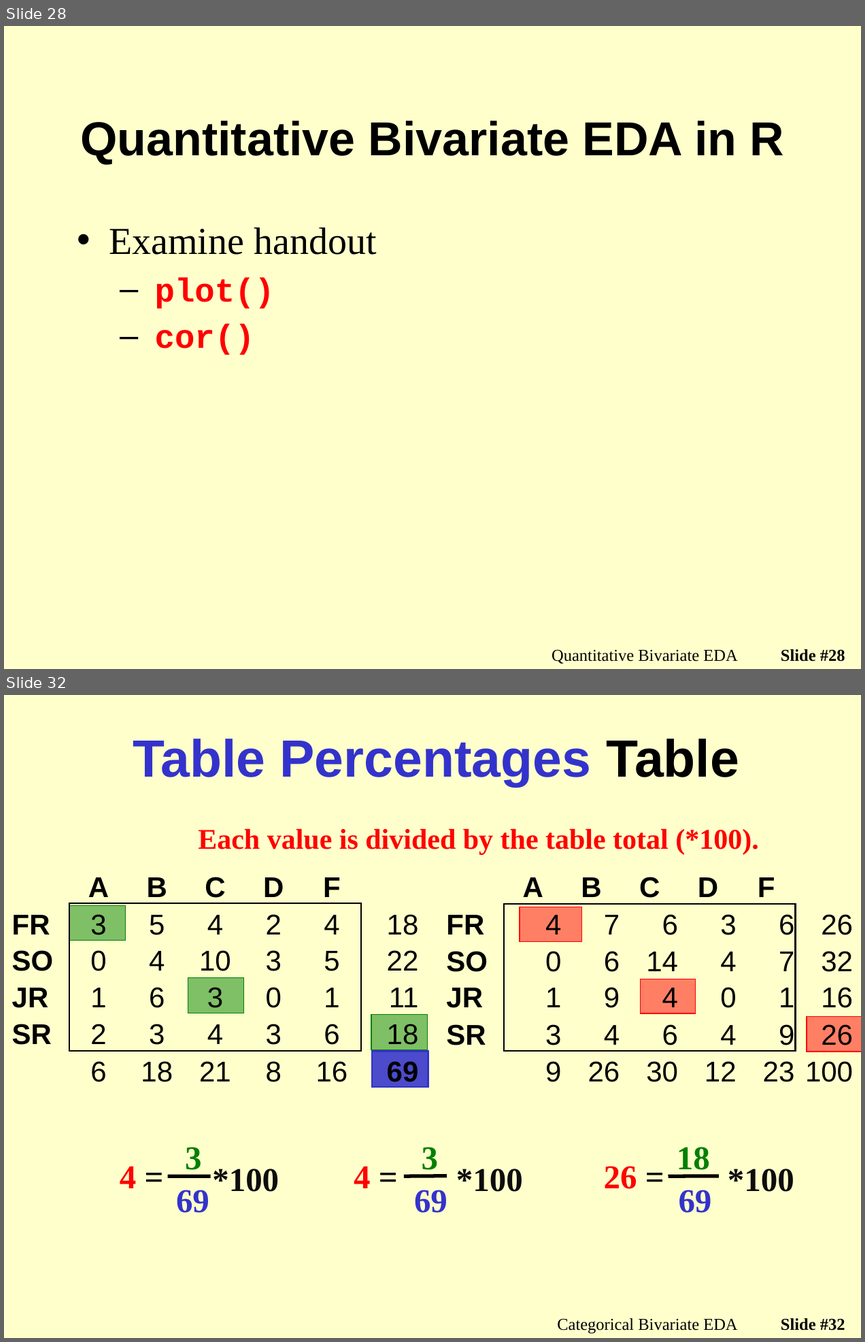
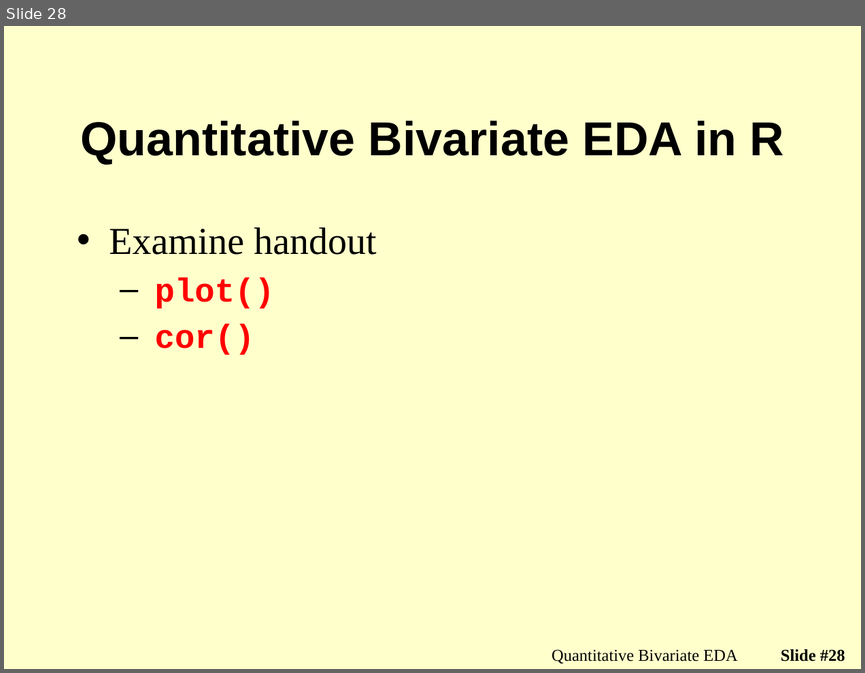
Before and after one commit to droglenc/NCMTH107, a slide deck: modules/BivEDA_Quantitative/PPT_old.pptx. Shown one above the other, each under a label of ours: slides 28 and 32 before the commit, slide 28 after it; the slides between them are not shown. The pictures are 865x1342 and 865x673 pixels, drawn with LibreOffice and Linux fonts; fonts in the diff are those of the drawing; background and template pictures are left out. Boxes give left, top, right and bottom in pixels: in the first picture for what was removed or moved away, otherwise in the second. Text is boxed around its words. In the diff, an @@ line names an element or a change of style, - is before the commit and + after.

Commit message:
Work on Bivariate EDA module

```diff
--- a/modules/BivEDA_Quantitative/PPT_old.pptx
+++ b/modules/BivEDA_Quantitative/PPT_old.pptx
@@ slide 32 removed at (x1=4, y1=695, x2=861, y2=1338), background picture (left out) @@
@@ title removed at (x1=133, y1=739, x2=739, y2=786) @@
-Table Percentages Table
@@ text removed at (x1=198, y1=829, x2=759, y2=855) @@
-Each value is divided by the table total (*100).
@@ table removed at (x1=11, y1=866, x2=419, y2=1088), 6 rows, 7 columns @@
- | A | B | C | D | F | 
-FR | 3 | 5 | 4 | 2 | 4 | 18
-SO | 0 | 4 | 10 | 3 | 5 | 22
-JR | 1 | 6 | 3 | 0 | 1 | 11
-SR | 2 | 3 | 4 | 3 | 6 | 18
- | 6 | 18 | 21 | 8 | 16 | 69
@@ table removed at (x1=445, y1=866, x2=853, y2=1088), 6 rows, 7 columns @@
- | A | B | C | D | F | 
-FR | 4 | 7 | 6 | 3 | 6 | 26
-SO | 0 | 6 | 14 | 4 | 7 | 32
-JR | 1 | 9 | 4 | 0 | 1 | 16
-SR | 3 | 4 | 6 | 4 | 9 | 26
- | 9 | 26 | 30 | 12 | 23 | 100
@@ rectangle removed at (x1=69, y1=905, x2=125, y2=939) @@
@@ rectangle removed at (x1=520, y1=906, x2=582, y2=941) @@
@@ rectangle removed at (x1=188, y1=978, x2=244, y2=1013) @@
@@ rectangle removed at (x1=640, y1=979, x2=696, y2=1013) @@
@@ rectangle removed at (x1=372, y1=1015, x2=427, y2=1050) @@
@@ rectangle removed at (x1=807, y1=1016, x2=861, y2=1051) @@
@@ rectangle removed at (x1=372, y1=1051, x2=427, y2=1087) @@
@@ rectangle removed at (x1=372, y1=1051, x2=428, y2=1087) @@
@@ rectangle removed at (x1=372, y1=1051, x2=428, y2=1087) @@
@@ group removed at (x1=120, y1=1147, x2=279, y2=1212): 4 texts, 1 line @@
-4 =
-3
-69
-*100
@@ group removed at (x1=354, y1=1147, x2=523, y2=1212): 4 texts, 1 line @@
-4 =
-3
-69
-*100
@@ group removed at (x1=604, y1=1147, x2=794, y2=1212): 4 texts, 1 line @@
-26 =
-18
-69
-*100
@@ text removed at (x1=557, y1=1318, x2=737, y2=1334) @@
-Categorical Bivariate EDA
@@ page number removed at (x1=781, y1=1318, x2=845, y2=1330) @@
-Slide #32
```
Also in this commit, not shown: 8 other slides removed, 4 other files.
